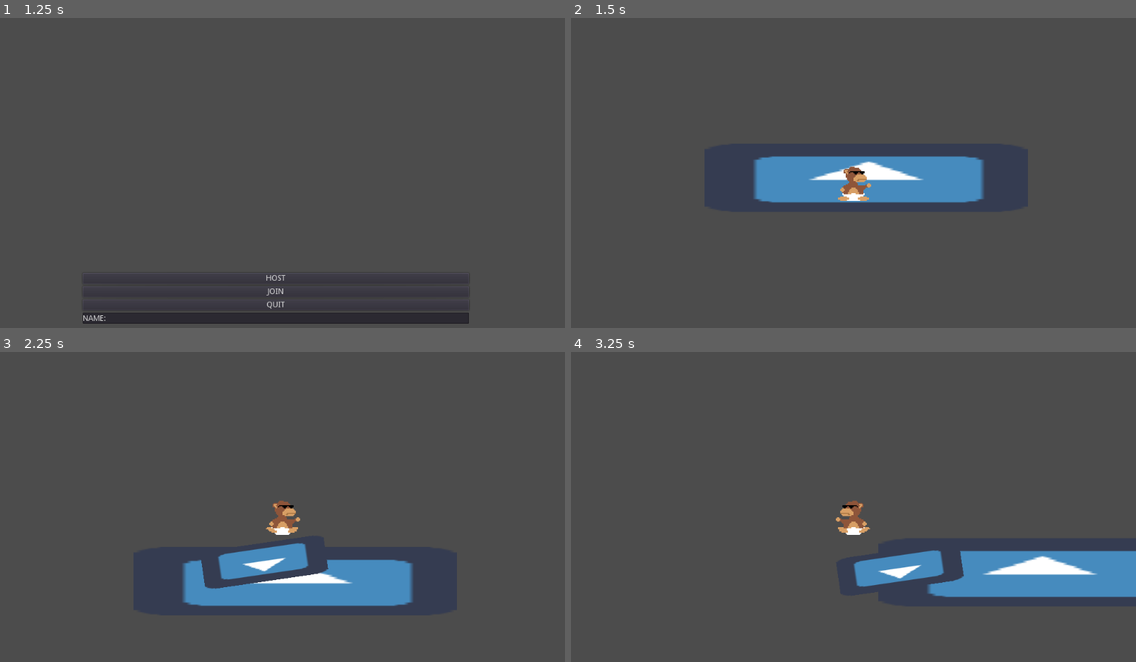
Above: before the commit, frames 1-4 (two rows, left to right).
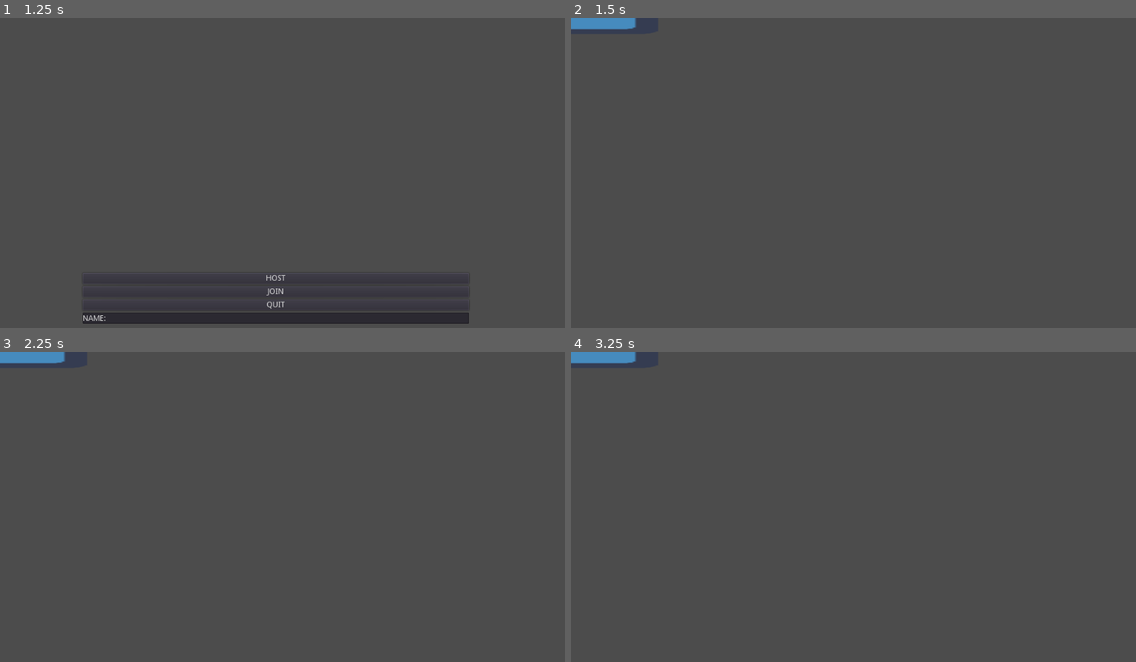
Above: after the commit, the same moments.

Repository: isterkvarn/return_to_monkey
Game: Godot game, scene res://main.tscn
The game is run twice, just before and just after one commit, with the same random seed, the same clock (stepped at 60 frames per second) and the same inputs. The engine's default icon, where the game draws it, is replaced by a stand-in: a white triangle on a blue panel in a dark square.
Inputs (mouse positions are in pixels of both pictures, inside the frame that each line leads up to):
- Up to frame 1 (1.25 s): tap Enter at 0.5 s; move the mouse to (406, 166) at 0.52 s; hold D (move_right) from 0.53 s (still down); hold W (climb) from 0.53 s (still down); click (406, 166) at 0.67 s; tap Space (jump) at 0.77, 0.8, 1.07 s
- Up to frame 2 (1.5 s): release D (move_right) at 1.25 s; release W (climb) at 1.25 s; click "HOST" at 1.25 s
- Up to frame 3 (2.25 s): tap Space (jump) at 2 s; drag from (169, 534) to (254, 584) at 2.02 s
- Up to frame 4 (3.25 s): move the mouse to (910, 445) at 2.77 s; hold A (move_left) from 2.78 s (still down); hold W (climb) from 2.78 s (still down); tap Space (jump) at 3.05 s

Frame 1 is identical in both runs. In frame 2, 6.5% of the frame differs, in the area x 0-74%, y 0-60%; in frame 3, 6.7%; in frame 4, 7.1%, in the area x 0-100%, y 0-80%.
Error after the commit: Invalid set index 'Current' (on base: 'Camera2D (Camera2D.gd)') with value of type 'bool'. (res://gamestate.gd:67)

Commit message:
added network movement update

Diff:
--- a/Player.gd
+++ b/Player.gd
@@ -10,6 +10,10 @@
 
 var vel = Vector2()
 var jumps = -1
+
+var puppet_pos = position
+var puppet_vel = vel
+
 onready var sprite = get_node("sprite")
 
 # Called when the node enters the scene tree for the first time.
@@ -38,26 +42,37 @@
 		jumps = DOUBLE_JUMPS
 		vel.y = 0
 
-	# jumps and double jumps
-	if Input.is_action_just_pressed("jump") and jumps > 0:
-		jumps -= 1
-		vel.y = -JUMP_FORCE
+	if is_network_master():
+		# jumps and double jumps
+		if Input.is_action_just_pressed("jump") and jumps > 0:
+			jumps -= 1
+			vel.y = -JUMP_FORCE
 
-	# wall climbing
-	if Input.is_action_pressed("climb") and is_on_wall() and vel.y > -CLIMB_SPEED:
-		vel.y = -CLIMB_SPEED
+		# wall climbing
+		if Input.is_action_pressed("climb") and is_on_wall() and vel.y > -CLIMB_SPEED:
+			vel.y = -CLIMB_SPEED
 
-	# normal movements
-	if Input.is_action_pressed("move_left"):
-		vel.x = -MAX_SPEED
-	if Input.is_action_pressed("move_right"):
-		vel.x = MAX_SPEED
+		# normal movements
+		if Input.is_action_pressed("move_left"):
+			vel.x = -MAX_SPEED
+		if Input.is_action_pressed("move_right"):
+			vel.x = MAX_SPEED
 
-	# ceiling "walk"
-	if Input.is_action_pressed("climb") and is_on_ceiling():
-		# -1 to stay stuck on the ceiling
-		vel.y = -1
-		vel.x *= CEILING_FACTOR
+		# ceiling "walk"
+		if Input.is_action_pressed("climb") and is_on_ceiling():
+			# -1 to stay stuck on the ceiling
+			vel.y = -1
+			vel.x *= CEILING_FACTOR
+
+		var move_dict = {}
+		move_dict["pos"] = position
+		move_dict["vel"] = vel
+
+		rpc_unreliable("update_movement", move_dict)
+
+	else:
+		vel = puppet_vel
+		position = puppet_pos
 
 	# do animation calculation
 	if vel.x > 0.1:
@@ -74,3 +89,10 @@
 		sprite.play("falling")
 
 	move_and_slide(vel, Vector2.UP)
+
+	if not is_network_master():
+		puppet_pos = position
+
+puppet func update_movment(move_dict):
+	puppet_vel = move_dict["vel"]
+	puppet_pos = move_dict["pos"]
--- a/Player.tscn
+++ b/Player.tscn
@@ -41,6 +41,4 @@
 
 [node name="sprite" type="AnimatedSprite" parent="."]
 frames = SubResource( 2 )
-animation = "running"
-frame = 1
 playing = true
--- a/gamestate.gd
+++ b/gamestate.gd
@@ -64,6 +64,7 @@
 
 	# Init player and add to map
 	player.set_name(str(id)) # Standard ID for server
+	player.get_node("Camera2D").Current = true
 	#player.position = spawn_pos
 	player.set_network_master(id)
 	map.get_node("Players").add_child(player)
